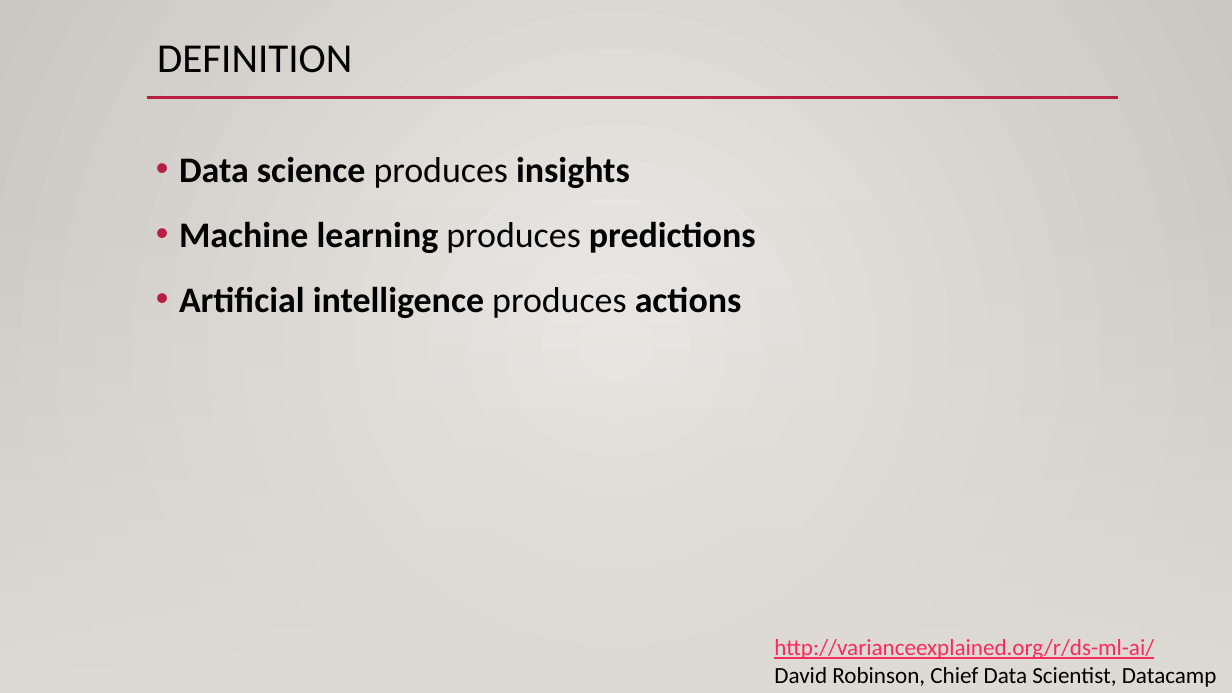
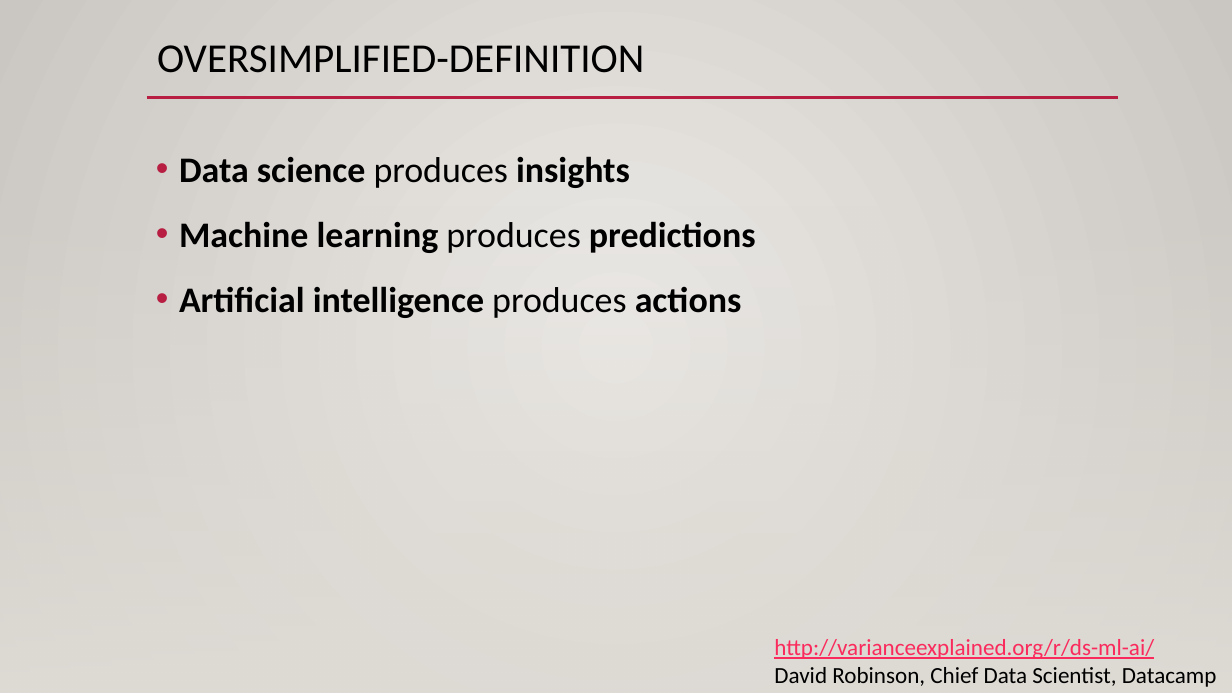
Before and after one commit to amrrs/christ_lecture, a slide deck: slide 3 of ai_ml_ds_eco_exec.pptx. Drawn at 1232x693 pixels with LibreOffice and Linux fonts; fonts in the diff are those of the drawing. Boxes give left, top, right and bottom in pixels: in the first picture for what was removed or moved away, otherwise in the second. Text is boxed around its words. In the diff, an @@ line names an element or a change of style, - is before the commit and + after.

Commit message:
little change

```diff
--- a/ai_ml_ds_eco_exec.pptx
+++ b/ai_ml_ds_eco_exec.pptx
@@ title at (157,45,644,73): text changed @@
-DEFINITION
+OVERSIMPLIFIED-DEFINITION
```
